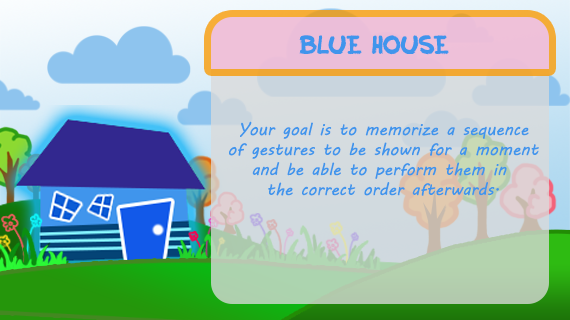
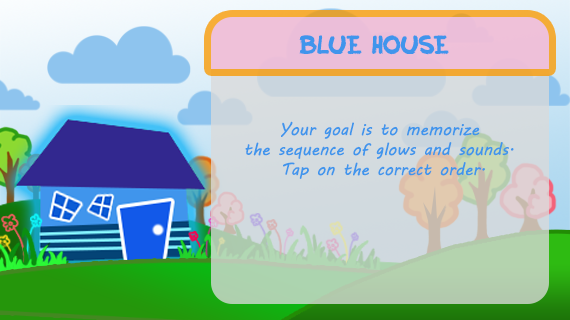
Two versions of the same layered image (570x320). Layer-by-layer changes:
renamed "Your goal is to memorize a sequence of gestures to be shown for" to "Your goal is to memorize the sequence of glows and sounds. Ta", painted on it over [229, 121, 539, 196]
